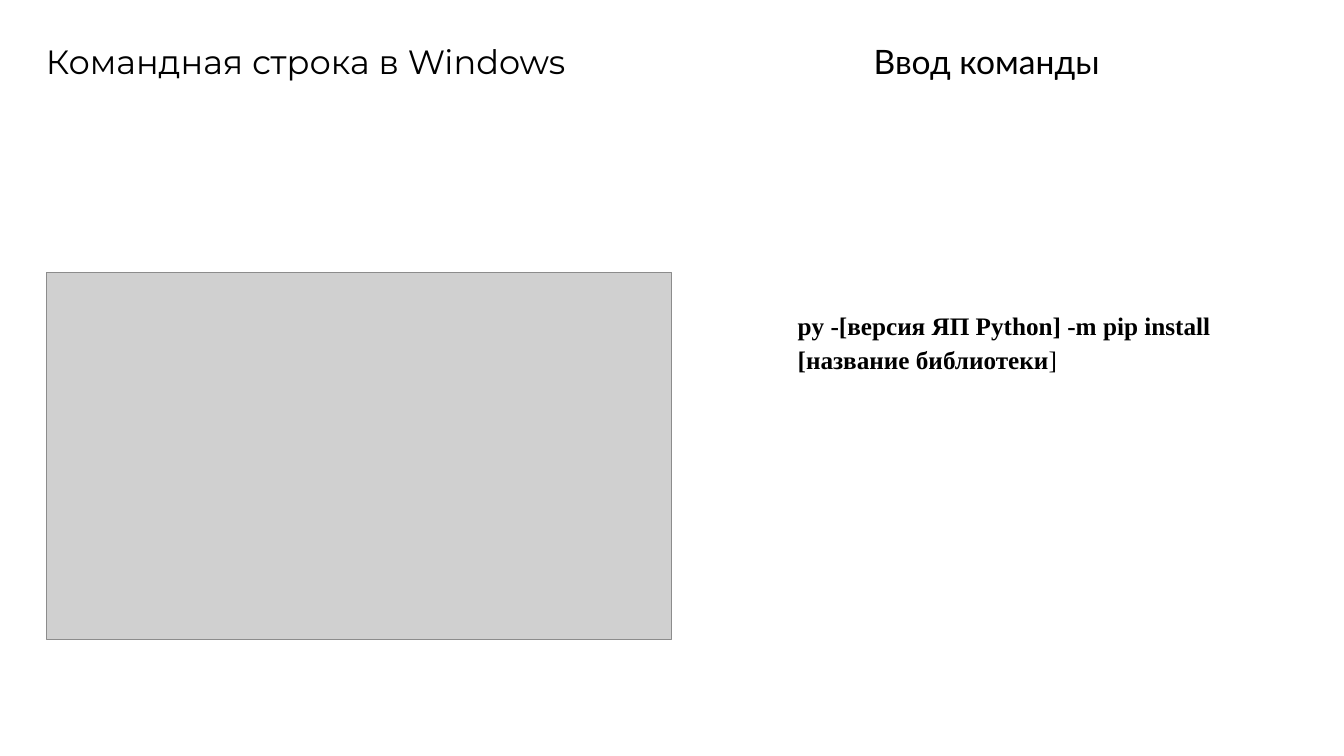
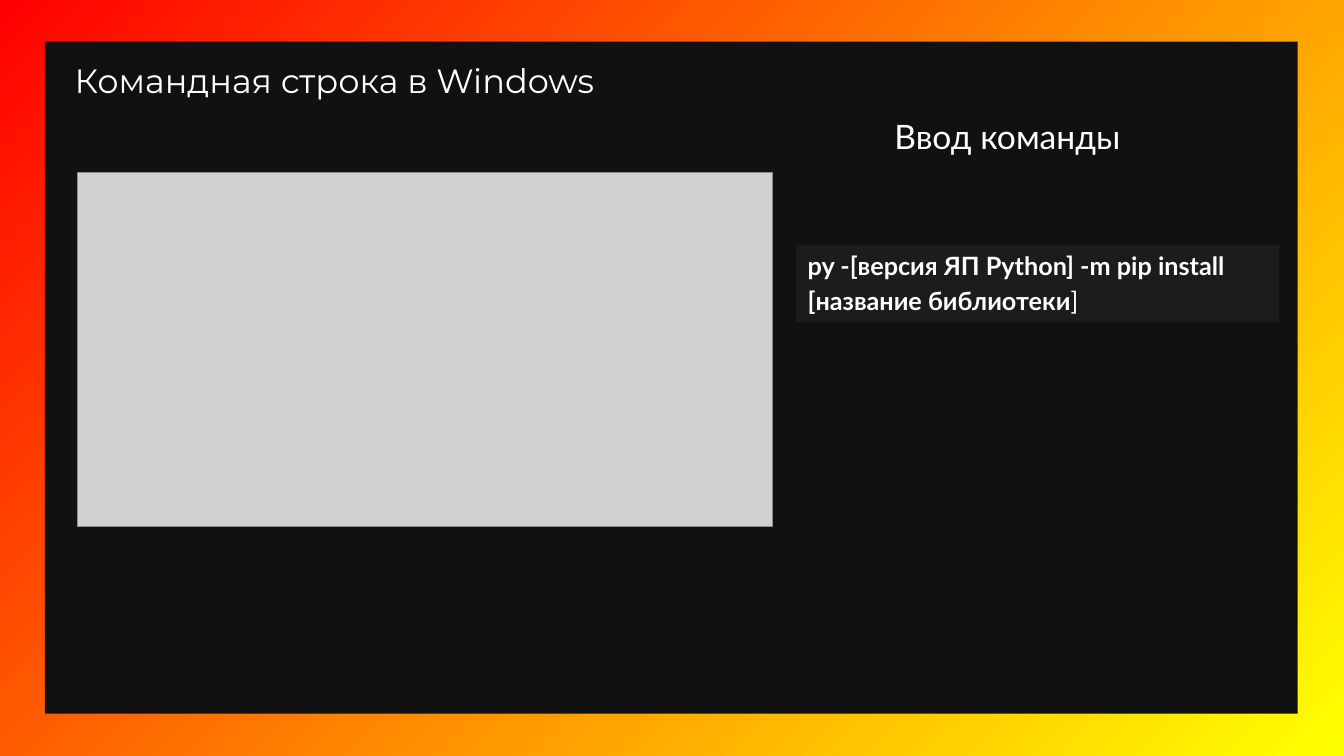
Before and after one commit to FFlop235/School_Project, a slide deck: slide 13 of Анализ оценок из Сетевого Города.pptx. Drawn at 1344x756 pixels with LibreOffice and Linux fonts; fonts in the diff are those of the drawing; grey boxes stand for pictures. Boxes give left, top, right and bottom in pixels: in the first picture for what was removed or moved away, otherwise in the second. Text is boxed around its words. In the diff, an @@ line names an element or a change of style, - is before the commit and + after.

```diff
--- a/Анализ оценок из Сетевого Города.pptx
+++ b/Анализ оценок из Сетевого Города.pptx
@@ background #FFFFFF to gradient #FF0000 to #FFFF00 @@
@@ rectangle added at box(44, 41, 1298, 714), fill #111111 @@
@@ text "Командная строка в Windows": place and size @@
-text "Командная строка в Windows" at box(46, 49, 566, 81)
+text "Командная строка в Windows" at box(75, 68, 594, 100)
@@ text "Командная строка в Windows" at box(75, 68, 594, 100): text colour #000000 to #FFFFFF @@
@@ text "Ввод команды" at box(894, 125, 1120, 155): text colour #000000 to #FFFFFF @@
@@ text "Ввод команды": place and size @@
-text "Ввод команды" at box(874, 50, 1099, 80)
+text "Ввод команды" at box(894, 125, 1120, 155)
@@ picture added at box(78, 172, 773, 526) @@
@@ text "py -[версия ЯП Python] -m ...": place and size @@
-text "py -[версия ЯП Python] -m ..." at box(798, 317, 1210, 373)
+text "py -[версия ЯП Python] -m ..." at box(808, 255, 1224, 314)
@@ text "py -[версия ЯП Python] -m ..." at box(808, 255, 1224, 314): font Times New Roman to Lato, text colour #000000 to #FFFFFF @@
@@ rectangle added at box(797, 245, 1279, 323), fill #1C1C1C @@
@@ picture removed at box(46, 272, 673, 639) @@
```
Also in this commit, not shown: 8 other slides changed, 4 slides added, 4 slides removed, 5 other files.
